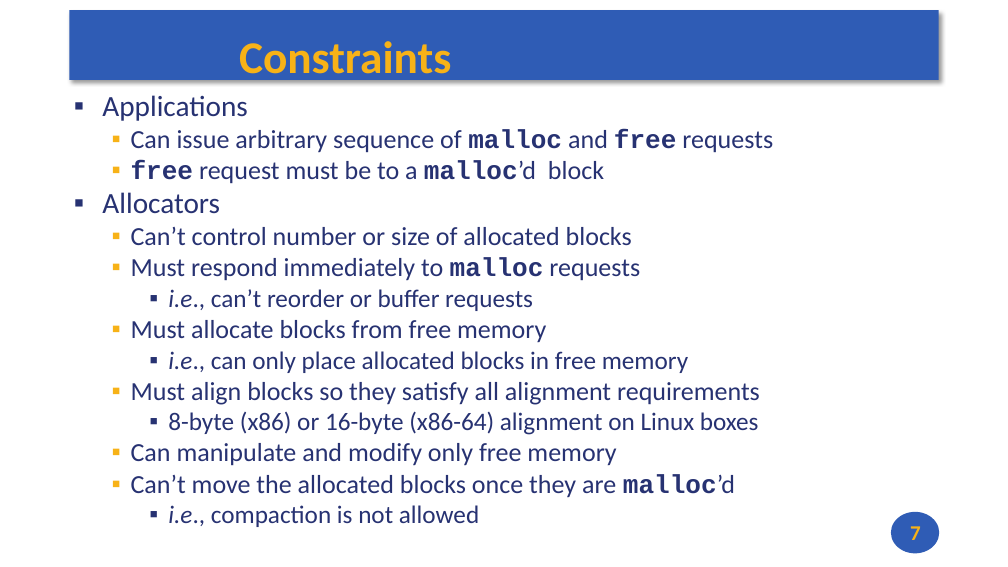
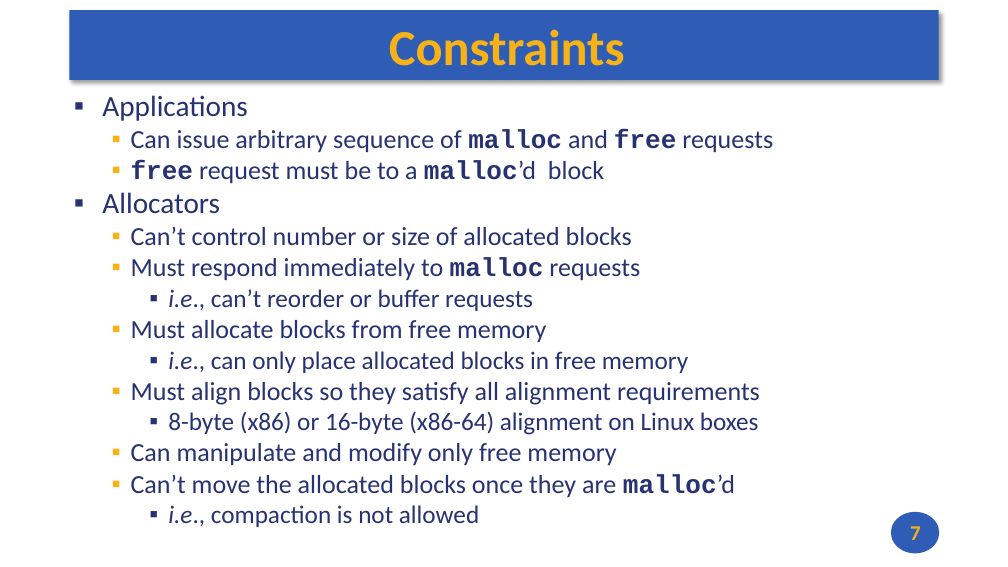
Before and after one commit to andrewt0301/hse-acos-course, a slide deck: slide 7 of docs/part2os/05_Strings/OS_Lecture_05.pptx. Drawn at 1008x567 pixels with LibreOffice and Linux fonts; fonts in the diff are those of the drawing. Boxes give left, top, right and bottom in pixels: in the first picture for what was removed or moved away, otherwise in the second. Text is boxed around its words. In the diff, an @@ line names an element or a change of style, - is before the commit and + after.

```diff
--- a/docs/part2os/05_Strings/OS_Lecture_05.pptx
+++ b/docs/part2os/05_Strings/OS_Lecture_05.pptx
@@ title "Constraints": place and size @@
-title "Constraints" at [239,41,451,84]
+title "Constraints" at [389,29,625,66]
@@ title "Constraints" at [389,29,625,66]: size 43.2 to 48 pt @@
```
Also in this commit, not shown: 7 other slides changed, 1 other file.
